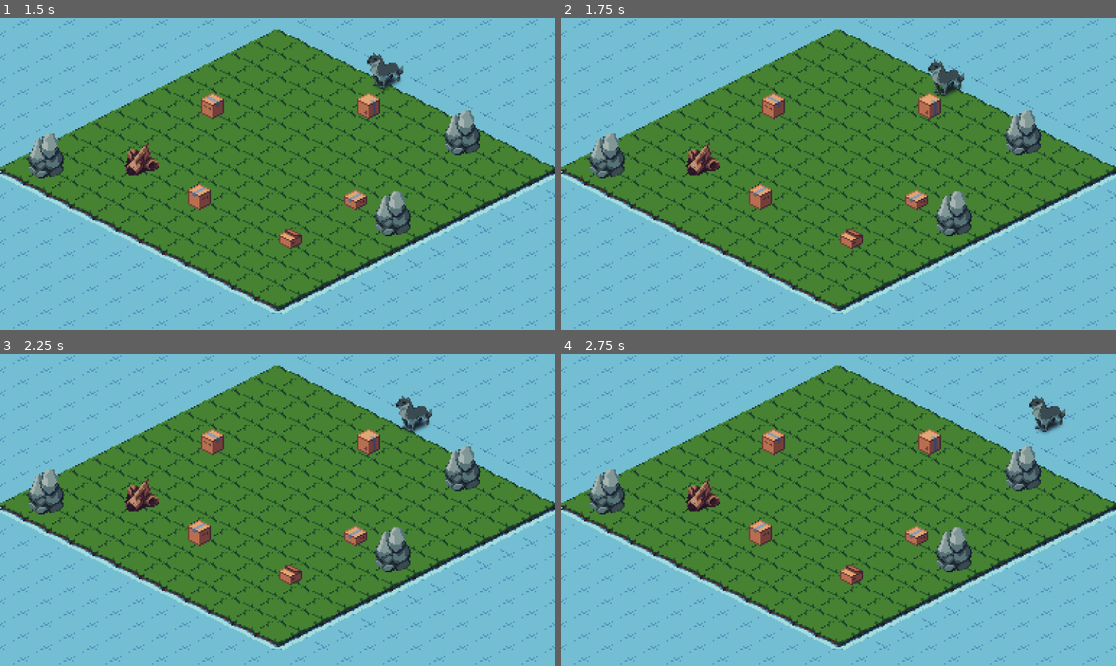
Above: before the commit, frames 1-4 (two rows, left to right).
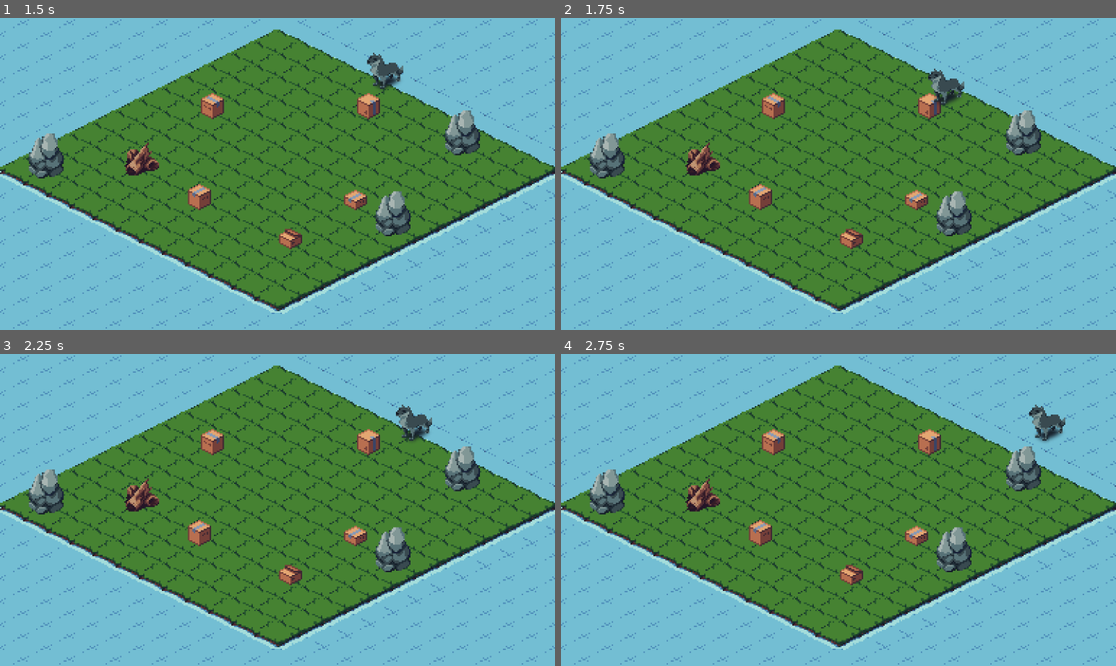
Above: after the commit, the same moments.

Repository: emilykrohn/FoldedFrenzy
Game: Godot game, scene res://Scenes/Game/main.tscn
The game is run twice, just before and just after one commit, with the same random seed, the same clock (stepped at 60 frames per second) and the same inputs.
Inputs:
- Up to frame 1 (1.5 s): tap Enter at 0.5 s; hold Right (ui_right) 0.53-1.28 s; hold Down (ui_down) from 1.28 s (still down)
- Up to frame 2 (1.75 s): keep holding Down (ui_down)
- Up to frame 3 (2.25 s): tap Space at 2 s; release Down (ui_down) at 2.03 s; hold Right (ui_right) from 2.03 s (still down)
- Up to frame 4 (2.75 s): keep holding Right (ui_right)

Frame 1 is identical in both runs. In frame 2, 0.5% of the frame differs, in the area x 66-73%, y 13-28%; in frame 3, 0.5%; in frame 4, 0.6%, in the area x 84-91%, y 13-29%.

Commit message:
Change player collider again

Diff:
--- a/Scenes/Game/Player/player.tscn
+++ b/Scenes/Game/Player/player.tscn
@@ -384,8 +384,7 @@
 "speed": 10.0
 }]
 
-[sub_resource type="RectangleShape2D" id="RectangleShape2D_0d5p3"]
-size = Vector2(20, 23)
+[sub_resource type="CircleShape2D" id="CircleShape2D_shpas"]
 
 [node name="Player" type="CharacterBody2D"]
 z_index = 1
@@ -398,8 +397,8 @@
 frame_progress = 0.00727788
 
 [node name="CollisionShape2D" type="CollisionShape2D" parent="."]
-position = Vector2(0, 1.5)
-shape = SubResource("RectangleShape2D_0d5p3")
+position = Vector2(-1, 2)
+shape = SubResource("CircleShape2D_shpas")
 
 [node name="PlayerMovement" type="Node" parent="."]
 unique_name_in_owner = true
--- a/Scripts/Game/Player/player.gd
+++ b/Scripts/Game/Player/player.gd
@@ -3,7 +3,7 @@
 
 
 
-func _physics_process(delta):
+func _physics_process(_delta):
 	$%PlayerMovement.movement(100)
 
 	move_and_slide()
